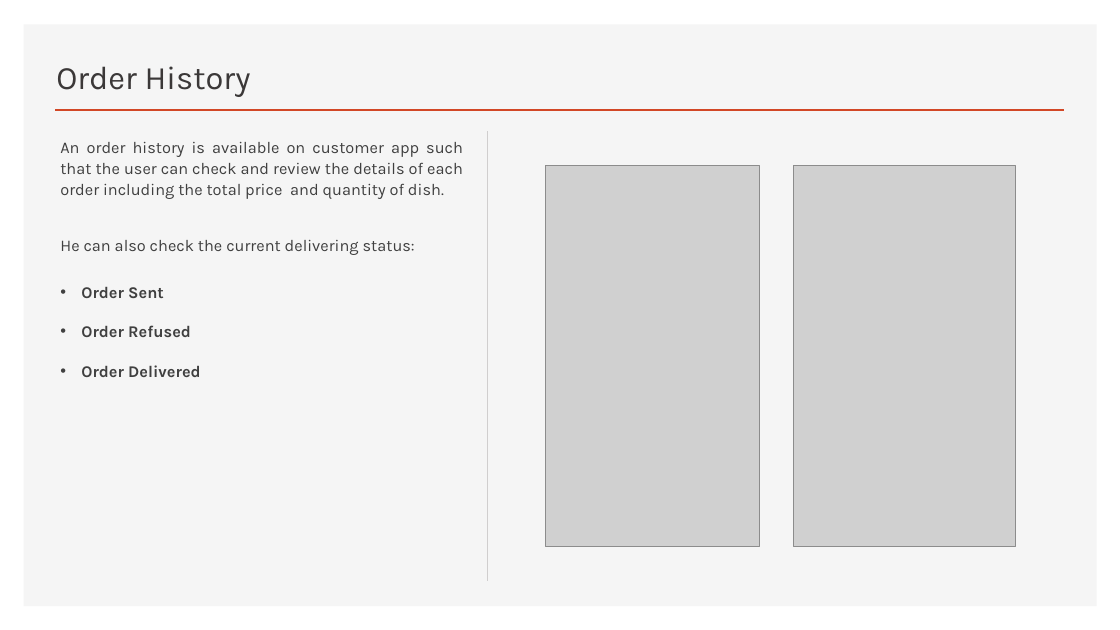
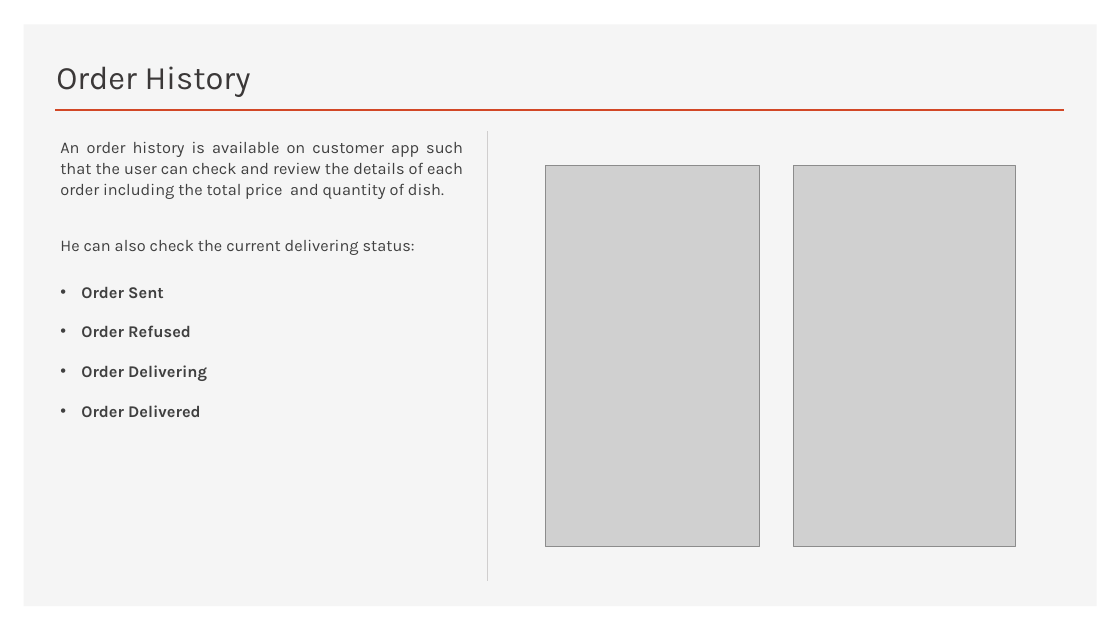
Before and after one commit to androidmaycry/APPetit, a slide deck: slide 5 of APPetit Presentation.pptx. Drawn at 1120x630 pixels with LibreOffice and Linux fonts; fonts in the diff are those of the drawing; grey boxes stand for pictures. Boxes give left, top, right and bottom in pixels: in the first picture for what was removed or moved away, otherwise in the second. Text is boxed around its words. In the diff, an @@ line names an element or a change of style, - is before the commit and + after.

```diff
--- a/APPetit Presentation.pptx
+++ b/APPetit Presentation.pptx
@@ text at (81, 365, 207, 381): paragraph added @@
+• Order Delivering
```
Also in this commit, not shown: 8 other slides changed.
